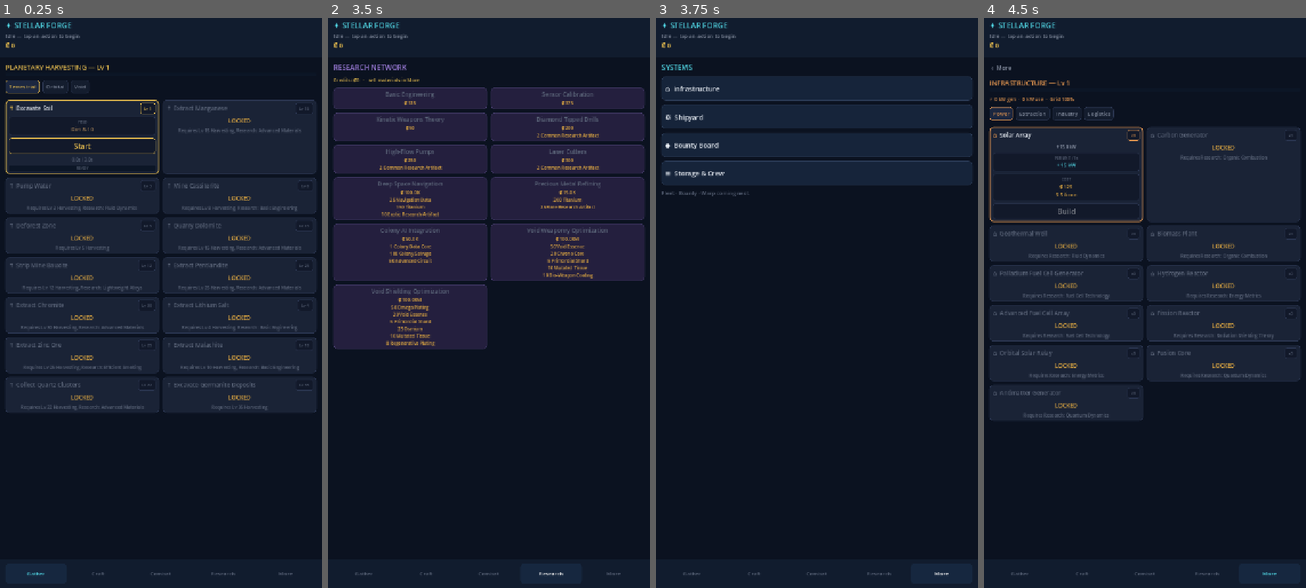
Above: before the commit, frames 1-4 (left to right).
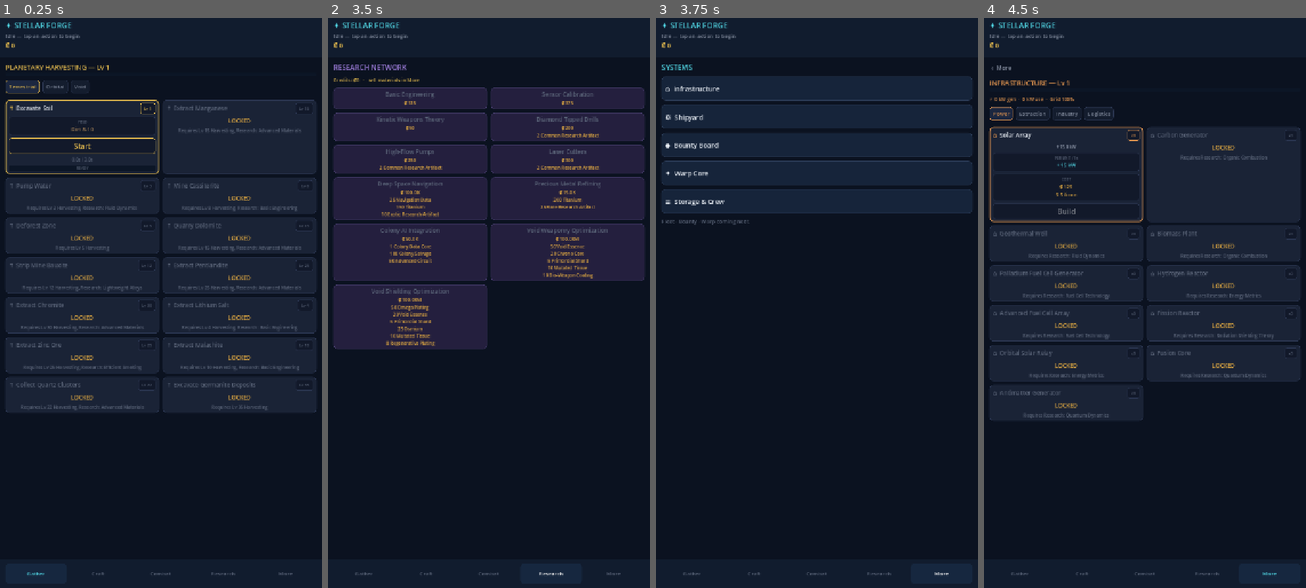
Above: after the commit, the same moments.

Repository: trakyalilter/TestMobileGame
Game: Godot game, scene res://scenes/main.tscn
Two runs of this game, one before a commit and one after it. Both use one fixed random seed, a clock stepped at 60 frames per second and the inputs below.
Inputs:
- Up to frame 1 (0.25 s): no input
- Up to frame 2 (3.5 s): click "Gather" at 0.5 s; click "Craft" at 1.25 s; click "Combat" at 2 s; click "Research" at 2.75 s
- Up to frame 3 (3.75 s): click "More" at 3.5 s
- Up to frame 4 (4.5 s): click "⌂ Infrastructure" at 4.25 s

Frames 1-2 are identical in both runs. In frame 3, 4.2% of the frame differs, in the area x 1-99%, y 26-37%; in frame 4, nothing differs.

Commit message:
Port Warp/Prestige system — completes the content port
- Warp Core: collapse progress into permanent Warp Shards. Shard gains use the
  desktop log2 formula on a progress score (lifetime credits since last warp +
  buildings x1000), 500K threshold for the first shard.
- Warp reset: wipes resources/credits, decays skills to 30% XP, resets buildings
  and ship to the Corvette, regenerates bounties, and grants a per-shard starting
  package (credits + Fe/Si/Wood/Water). Researched tech PERSISTS (soft reset).
- Permanent multipliers scale with shards and warp tier (every 5 warps doubles):
  gathering yield, all XP, infrastructure production, and combat attack.
- Lifetime-credit tracking added; all credit income routed through it.
- New Warp Core entry in the More menu with a two-tap confirm.
- Rebuild APK.

Diff:
--- a/scripts/core/game_state.gd
+++ b/scripts/core/game_state.gd
@@ -10,6 +10,11 @@
 
 var resources: Dictionary = {}          # symbol -> int
 var credits: int = 0                    # research currency (earned by selling)
+var lifetime_credits: int = 0           # total credits ever earned (for prestige)
+# Warp / prestige
+var warp_shards: float = 0.0
+var total_warps: int = 0
+var credits_at_warp_start: int = 0
 var skills: Dictionary = {
 	"harvesting": 0,
 	"fabrication": 0,
@@ -90,6 +95,73 @@
 	resources[sym] = amount(sym) + amt
 	resources_changed.emit()
 
+func gain_credits(n: int) -> void:
+	credits += n
+	lifetime_credits += n   # lifetime total drives prestige gains
+
+# ---------------- Warp / prestige multipliers ----------------
+func warp_tier() -> int:
+	return total_warps / 5
+
+func warp_gathering_mult() -> float:
+	return (1.0 + warp_shards * 0.015) * pow(2.0, warp_tier())
+
+func warp_xp_mult() -> float:
+	return (1.0 + warp_shards * 0.025) * pow(2.0, warp_tier())
+
+func warp_production_mult() -> float:
+	return (1.0 + warp_shards * 0.02) * pow(2.0, warp_tier())
+
+func warp_combat_mult() -> float:
+	return (1.0 + warp_shards * 0.03) * pow(2.0, warp_tier())
+
+## Shards that would be gained by warping now (0 = below threshold).
+func warp_gain_preview() -> int:
+	var earned := lifetime_credits - credits_at_warp_start
+	var bcount := 0
+	for bid in buildings:
+		bcount += int(buildings[bid])
+	var score := float(earned) + bcount * 1000.0
+	if score < 500000.0:
+		return 0
+	return int(floor(log(maxf(1.0, score / 500000.0)) / log(2.0)) + 1.0)
+
+func execute_warp() -> int:
+	var gains := warp_gain_preview()
+	if gains <= 0:
+		return 0
+	warp_shards += gains
+	total_warps += 1
+	credits_at_warp_start = lifetime_credits
+	var bonus := int(warp_shards)
+	# Reset the world. Research unlocks PERSIST (soft reset); skills keep 30% XP.
+	resources = {}
+	credits = 0
+	for sk in skills:
+		skills[sk] = int(skills[sk] * 0.3)
+	buildings = {}
+	building_throttle = {}
+	_build_timers = {}
+	_build_frac = {}
+	active_hull = "corvette_hull"
+	owned_hulls = {"corvette_hull": true}
+	module_inventory = {}
+	loadout = {}
+	bounty_active = []
+	stop_task()
+	# Starting package (does not feed the next prestige).
+	credits = bonus * 5000
+	for r in {"Fe": 50, "Si": 30, "Wood": 20, "Water": 50}:
+		resources[r] = {"Fe": 50, "Si": 30, "Wood": 20, "Water": 50}[r] * bonus
+	combat_hp = combat_max_hp()
+	generate_bounty_pool()
+	resources_changed.emit()
+	skills_changed.emit()
+	research_changed.emit()
+	action_changed.emit()
+	save_game()
+	return gains
+
 func can_afford(cost: Dictionary) -> bool:
 	for sym in cost:
 		if amount(sym) < int(cost[sym]):
@@ -105,7 +177,7 @@
 	var qty := amount(sym)
 	if qty <= 0:
 		return
-	credits += qty * maxi(1, GameData.value_of(sym))
+	gain_credits(qty * maxi(1, GameData.value_of(sym)))
 	resources[sym] = 0
 	resources_changed.emit()
 
@@ -123,11 +195,14 @@
 	return lvl
 
 func add_xp(skill_id: String, amt: int) -> void:
-	skills[skill_id] = int(skills.get(skill_id, 0)) + amt
+	skills[skill_id] = int(skills.get(skill_id, 0)) + int(round(amt * warp_xp_mult()))
 	skills_changed.emit()
 
 func yield_mult(skill_id: String) -> float:
-	return 1.0 + level_of(skill_id) * 0.02
+	var m := 1.0 + level_of(skill_id) * 0.02
+	if skill_id == "harvesting":
+		m *= warp_gathering_mult()
+	return m
 
 # ---------------- Combat stats ----------------
 ## Derived ship stats from the active hull + equipped modules.
@@ -170,9 +245,8 @@
 
 func combat_attack() -> float:
 	var s := ship_stats()
-	if s.is_empty():
-		return 5.0
-	return maxf(1.0, s["atk"] + level_of("combat") * 2.0)
+	var base := 5.0 if s.is_empty() else maxf(1.0, s["atk"] + level_of("combat") * 2.0)
+	return base * warp_combat_mult()
 
 func combat_defense() -> float:
 	var s := ship_stats()
@@ -387,7 +461,7 @@
 	var c = _find_contract(bounty_active, cid)
 	if c == null or not c["completed"]:
 		return false
-	credits += int(c["reward_credits"])
+	gain_credits(int(c["reward_credits"]))
 	bounty_active.erase(c)
 	bounty_total += 1
 	resources_changed.emit()
@@ -491,7 +565,7 @@
 		_infra_dirty = true
 	var eng_scaled := ["auto_smelter", "hydro_plant", "industrial_centrifuge", "munitions_factory"]
 	for res in d.get("yield", {}):
-		var qty := float(d["yield"][res]) * count * (1.0 + float(gyb.get(res, 0.0)))
+		var qty := float(d["yield"][res]) * count * (1.0 + float(gyb.get(res, 0.0))) * warp_production_mult()
 		if bid in eng_scaled:
 			qty *= 1.0 + (log(1.0 + level_of("fabrication")) / log(10.0)) * 5.0
 		_build_frac[res] = float(_build_frac.get(res, 0.0)) + qty
@@ -499,7 +573,7 @@
 		if whole > 0:
 			_build_frac[res] = float(_build_frac[res]) - whole
 			if res == "credits":
-				credits += whole
+				gain_credits(whole)
 			else:
 				resources[res] = amount(res) + whole
 			_infra_dirty = true
@@ -641,7 +715,7 @@
 		if randf() < float(row[1]):
 			var amt := maxi(1, int(round(randi_range(int(row[2]), int(row[3])) * mult)))
 			if row[0] == "credits":
-				credits += amt
+				gain_credits(amt)
 				resources_changed.emit()
 			else:
 				add_resource(row[0], amt)
@@ -723,7 +797,7 @@
 		var got := int(round(avg * mult * reps))
 		if got > 0:
 			if row[0] == "credits":
-				credits += got
+				gain_credits(got)
 				s += "+₡%s  " % GameData.fmt(got)
 			else:
 				add_resource(row[0], got)
@@ -758,13 +832,13 @@
 		for res in inp:
 			resources[res] = amount(res) - int(inp[res]) * count * cycles
 		for res in d.get("yield", {}):
-			var qty := float(d["yield"][res]) * count * (1.0 + float(gyb.get(res, 0.0)))
+			var qty := float(d["yield"][res]) * count * (1.0 + float(gyb.get(res, 0.0))) * warp_production_mult()
 			if bid in eng_scaled:
 				qty *= 1.0 + (log(1.0 + level_of("fabrication")) / log(10.0)) * 5.0
 			var total := int(qty * cycles)
 			if total > 0:
 				if res == "credits":
-					credits += total
+					gain_credits(total)
 				else:
 					resources[res] = amount(res) + total
 		add_xp("infrastructure", cycles)
@@ -783,6 +857,10 @@
 		"version": 2,
 		"resources": resources,
 		"credits": credits,
+		"lifetime_credits": lifetime_credits,
+		"warp_shards": warp_shards,
+		"total_warps": total_warps,
+		"credits_at_warp_start": credits_at_warp_start,
 		"skills": skills,
 		"research": unlocked_research.keys(),
 		"active_type": active_type,
@@ -826,6 +904,10 @@
 	var data: Dictionary = json.data
 	resources = data.get("resources", {})
 	credits = int(data.get("credits", 0))
+	lifetime_credits = int(data.get("lifetime_credits", credits))
+	warp_shards = float(data.get("warp_shards", 0.0))
+	total_warps = int(data.get("total_warps", 0))
+	credits_at_warp_start = int(data.get("credits_at_warp_start", 0))
 	skills = data.get("skills", skills)
 	unlocked_research = {}
 	for r in data.get("research", []):
@@ -863,6 +945,10 @@
 func hard_reset() -> void:
 	resources = {}
 	credits = 0
+	lifetime_credits = 0
+	warp_shards = 0.0
+	total_warps = 0
+	credits_at_warp_start = 0
 	skills = {"harvesting": 0, "fabrication": 0, "combat": 0, "infrastructure": 0}
 	unlocked_research = {}
 	buildings = {}
--- a/scripts/ui/main.gd
+++ b/scripts/ui/main.gd
@@ -10,11 +10,12 @@
 	{"id": "research", "label": "Research"},
 	{"id": "more",     "label": "More"},
 ]
-const PAGE_IDS := ["gather", "craft", "combat", "research", "more", "build", "ship", "bounty", "stats"]
+const PAGE_IDS := ["gather", "craft", "combat", "research", "more", "build", "ship", "bounty", "warp", "stats"]
 const MORE_MENU := [
 	{"id": "build",  "label": "⌂  Infrastructure"},
 	{"id": "ship",   "label": "⛭  Shipyard"},
 	{"id": "bounty", "label": "◆  Bounty Board"},
+	{"id": "warp",   "label": "✦  Warp Core"},
 	{"id": "stats",  "label": "≡  Storage & Crew"},
 ]
 
@@ -48,6 +49,7 @@
 var _combat_hp_bar: ProgressBar = null
 var _combat_hp_label: Label = null
 var _reset_armed := false
+var _warp_armed := false
 
 func _ready() -> void:
 	DisplayServer.screen_set_orientation(DisplayServer.SCREEN_PORTRAIT)
@@ -168,6 +170,7 @@
 func _show(id: String) -> void:
 	current = id
 	_reset_armed = false
+	_warp_armed = false
 	for pid in pages:
 		pages[pid].visible = (pid == id)
 	var hl: String = id if tab_buttons.has(id) else "more"
@@ -191,6 +194,7 @@
 		"build":    _build_infra()
 		"ship":     _build_ship()
 		"bounty":   _build_bounty()
+		"warp":     _build_warp()
 		"research": _build_research()
 		"more":     _build_more()
 		"stats":    _build_stats()
@@ -532,6 +536,61 @@
 	l.add_theme_color_override("font_color", Color.html(color))
 	parent.add_child(l)
 
+# ============================================================ WARP CORE
+func _build_warp() -> void:
+	var v := _clear("warp")
+	_back_header(v)
+	var t := Label.new()
+	t.text = "✦ WARP CORE"
+	t.add_theme_font_size_override("font_size", 16)
+	t.add_theme_color_override("font_color", Color.html(PURP))
+	v.add_child(t)
+	_lbl_wrap(v, "Collapse your empire into a Warp Core for permanent Warp Shards. Skills keep 30%% XP, buildings/ship reset — but researched tech stays unlocked.", 10, C_DIM)
+
+	var sh := Label.new()
+	sh.text = "Warp Shards: %s   ·   Warps: %d   ·   Tier %d" % [GameData.fmt(int(GameState.warp_shards)), GameState.total_warps, GameState.warp_tier()]
+	sh.add_theme_font_size_override("font_size", 13)
+	sh.add_theme_color_override("font_color", Color.html(PURP))
+	v.add_child(sh)
+
+	_section(v, "PERMANENT BONUSES", PURP)
+	var panel := PanelContainer.new()
+	panel.add_theme_stylebox_override("panel", _bordered("241f3e", "453c6b", 1, 6))
+	var box := VBoxContainer.new()
+	box.add_theme_constant_override("separation", 2)
+	panel.add_child(box)
+	_clbl(box, "Gathering  +%d%%" % int((GameState.warp_gathering_mult() - 1.0) * 100.0), 12, GREEN)
+	_clbl(box, "All XP  +%d%%" % int((GameState.warp_xp_mult() - 1.0) * 100.0), 12, GREEN)
+	_clbl(box, "Production  +%d%%" % int((GameState.warp_production_mult() - 1.0) * 100.0), 12, GREEN)
+	_clbl(box, "Combat  +%d%%" % int((GameState.warp_combat_mult() - 1.0) * 100.0), 12, GREEN)
+	v.add_child(panel)
+
+	# Prestige preview
+	var earned: int = GameState.lifetime_credits - GameState.credits_at_warp_start
+	var bcount := 0
+	for bid in GameState.buildings:
+		bcount += int(GameState.buildings[bid])
+	var score: int = earned + bcount * 1000
+	var gain := GameState.warp_gain_preview()
+	_section(v, "WARP READOUT", PURP)
+	_lbl_wrap(v, "Progress score: ₡%s  (lifetime credits since last warp + buildings)" % GameData.fmt(score), 11, C_TEXT)
+	if gain <= 0:
+		_lbl_wrap(v, "Reach a score of ₡500K to earn your first Warp Shard.", 11, C_WARN)
+	else:
+		_lbl_wrap(v, "Warping now grants %d Warp Shard%s." % [gain, "s" if gain != 1 else ""], 12, GREEN)
+
+	var wb := _card_button(("⚠ Tap again to WARP (+%d)" % gain) if _warp_armed else ("WARP for %d Shards" % gain), PURP, gain > 0)
+	wb.custom_minimum_size = Vector2(0, 46)
+	if gain > 0:
+		wb.pressed.connect(func() -> void:
+			if _warp_armed:
+				GameState.execute_warp()
+				_show("warp")
+			else:
+				_warp_armed = true
+				_build_warp())
+	v.add_child(wb)
+
 func _back_header(v: VBoxContainer) -> void:
 	var b := Button.new()
 	b.text = "‹  More"
Not shown, changed: build/StellarForge.apk
